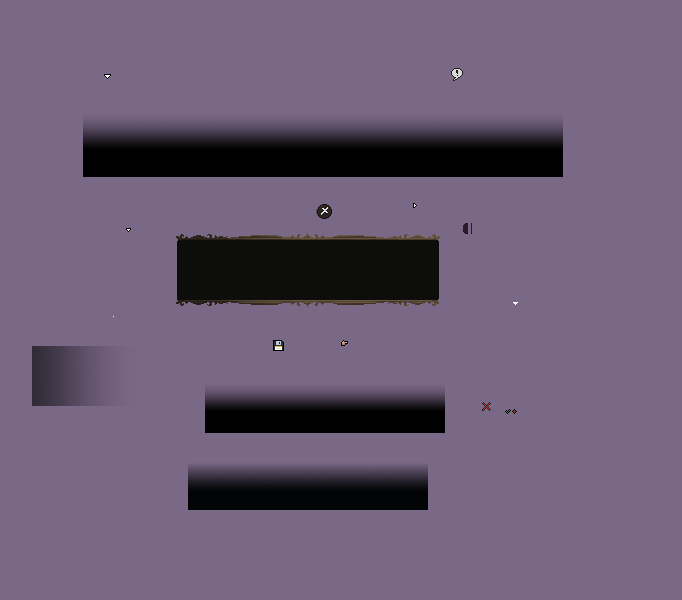
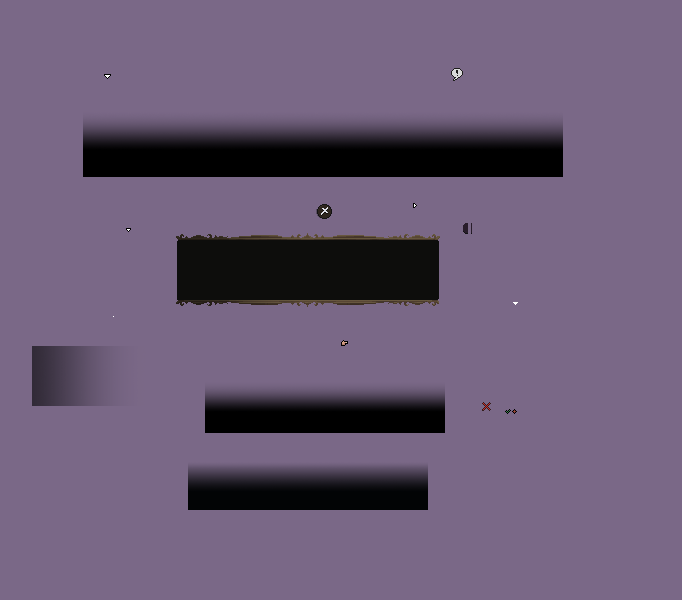
Two versions of the same layered image (682 x 600). Layer-by-layer changes:
removed layer "SavingIcon.png" from group "Icons" over [273, 340, 284, 351]
